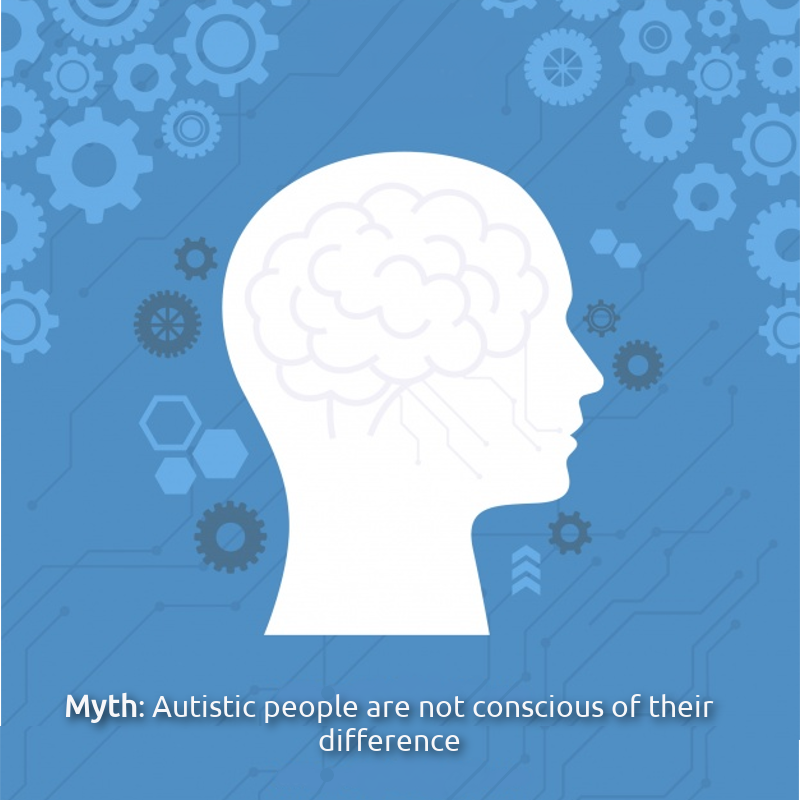
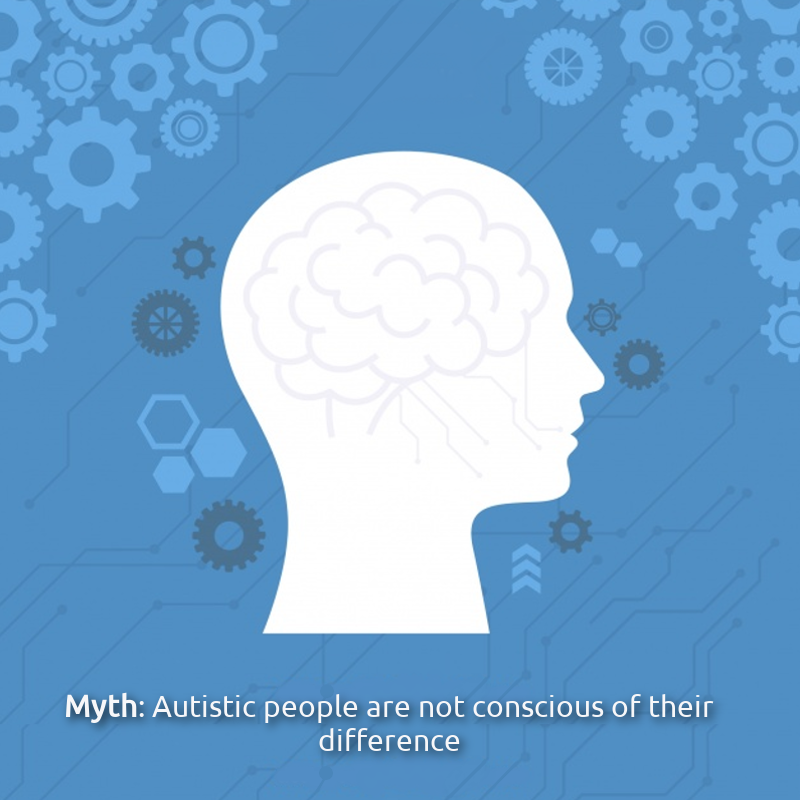
Before/after of a 800 x 800 layered artwork. What changed in the layer stack:
painted on "Clipboard #1" over [0, 0, 800, 800]
